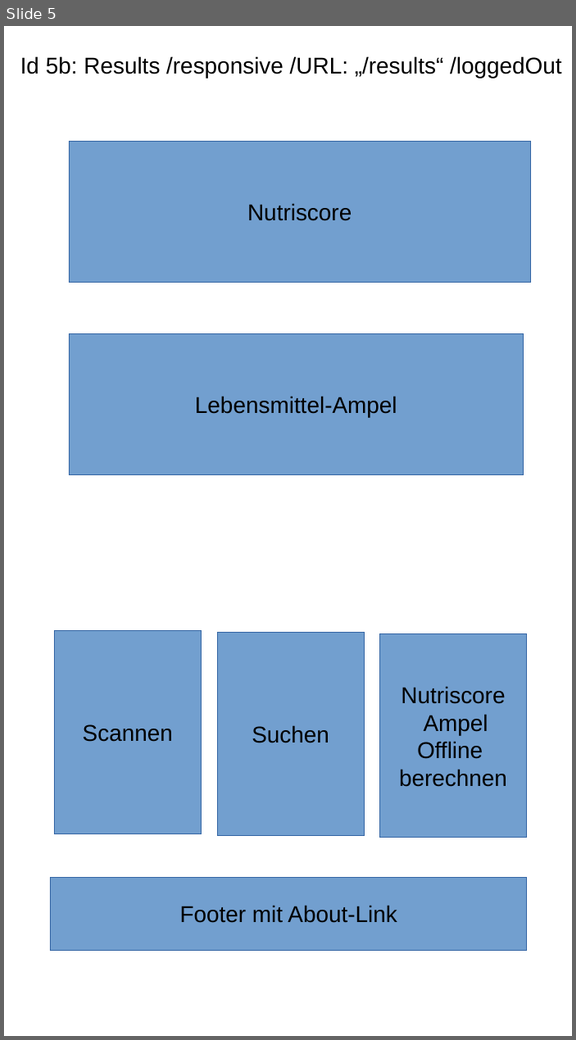
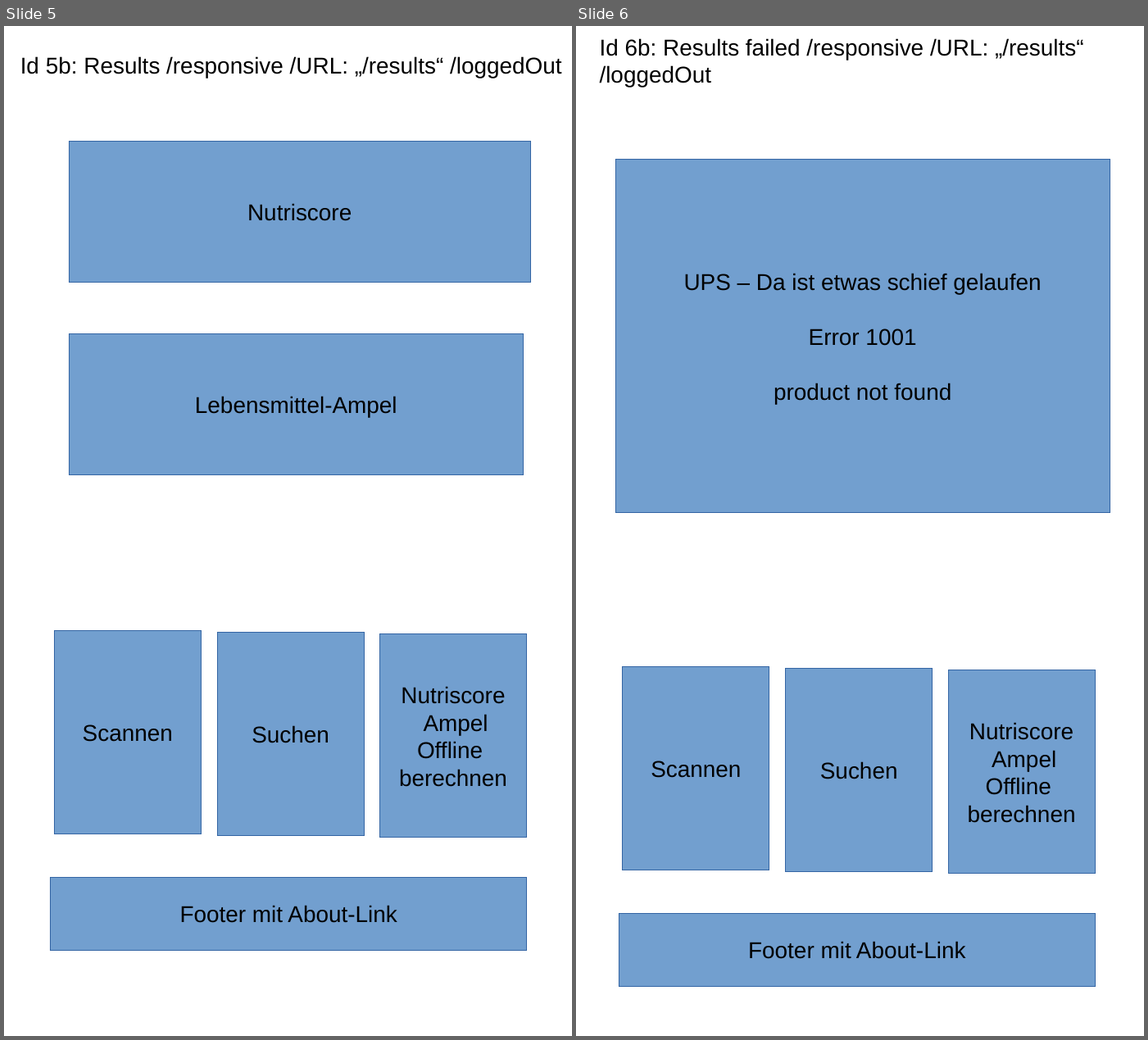
Before and after one commit to HolgerZerbe/foodata, a slide deck: concept/textdateien/Foodata Mockups responsive.odp. Shown side by side, each under a label of ours: slide 5 before the commit, slides 5 and 6 after it. The pictures are 576x1040 and 1148x1040 pixels, drawn with LibreOffice and Linux fonts; fonts in the diff are those of the drawing. Boxes give left, top, right and bottom in pixels: in the first picture for what was removed or moved away, otherwise in the second. Text is boxed around its words. In the diff, an @@ line names an element or a change of style, - is before the commit and + after.

Commit message:
responsive dateien geändert

```diff
--- a/concept/textdateien/Foodata Mockups responsive.odp
+++ b/concept/textdateien/Foodata Mockups responsive.odp
@@ slide 6 added at (x1=576, y1=26, x2=1144, y2=1036), background #FFFFFF @@
@@ text added at (x1=600, y1=38, x2=1084, y2=87), 18 pt, text #000000 @@
+Id 6b: Results failed /responsive /URL: „/results“ /loggedOut
@@ rectangle added at (x1=615, y1=160, x2=1110, y2=514), fill #729FCF, outline #3465A4 0 pt, 18 pt, text #000000 @@
+UPS – Da ist etwas schief gelaufen
+Error 1001
+product not found
@@ rectangle added at (x1=623, y1=666, x2=770, y2=870), fill #729FCF, outline #3465A4 0 pt, 18 pt, text #000000 @@
+Scannen
@@ rectangle added at (x1=786, y1=669, x2=933, y2=872), fill #729FCF, outline #3465A4 0 pt, 18 pt, text #000000 @@
+Suchen
@@ rectangle added at (x1=948, y1=671, x2=1095, y2=874), fill #729FCF, outline #3465A4 0 pt, 18 pt, text #000000 @@
+Nutriscore
+Ampel
+Offline
+berechnen
@@ rectangle added at (x1=619, y1=914, x2=1096, y2=988), fill #729FCF, outline #3465A4 0 pt, 18 pt, text #000000 @@
+Footer mit About-Link
```
Also in this commit, not shown: 2 slides changed, 1 other file.
